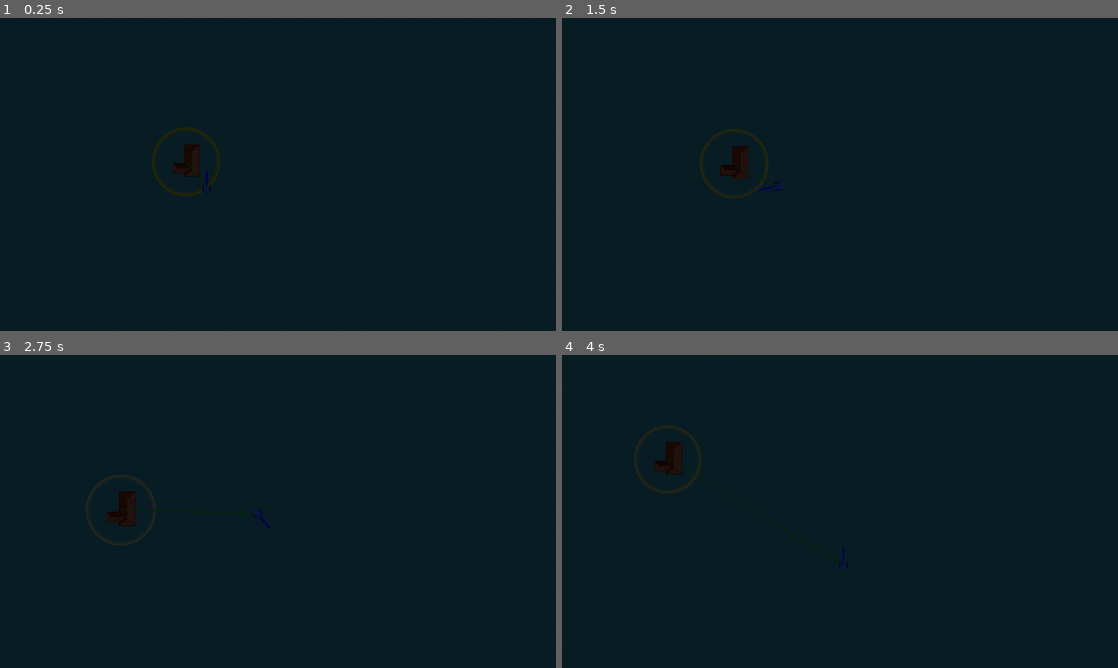
Above: before the commit, frames 1-4 (two rows, left to right).
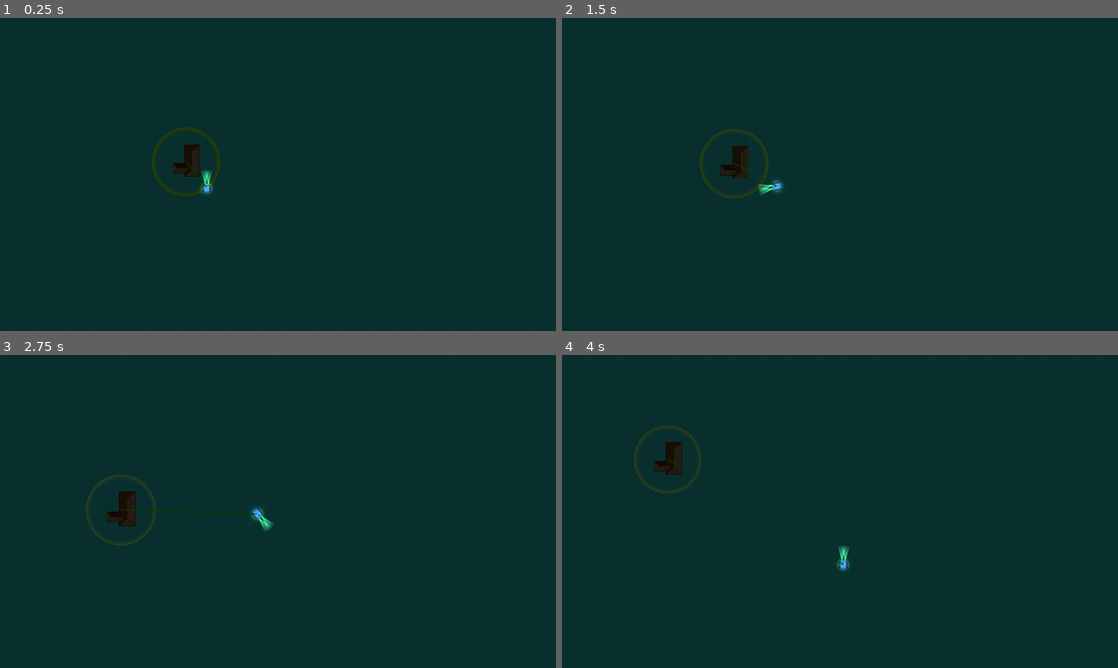
Above: after the commit, the same moments.

Repository: SpyrexDE/BzzBzz
Game: Godot game, scene res://levels/testlvl3.tscn
Same seed, same stepped clock (60 frames per second), same inputs: the game is played once before the commit and once after it. This scene is started directly instead of the project's main scene.
Inputs:
- Up to frame 1 (0.25 s): no input
- Up to frame 2 (1.5 s): tap Enter at 0.5 s; hold D (steer_right) 0.53-1.28 s; hold S (go_backward) from 1.28 s (still down)
- Up to frame 3 (2.75 s): release S (go_backward) at 2.03 s; hold D (steer_right) from 2.03 s (still down)
- Up to frame 4 (4 s): release D (steer_right) at 2.78 s; hold W (go_forward) 2.78-3.53 s; hold A (steer_left) from 3.53 s (still down)

The runs differ from the first frame. In frame 1, 0.3% of the frame differs, in the area x 27-40%, y 34-57%; in frame 2, 0.3%; in frame 3, 0.3%; in frame 4, 0.4%, in the area x 13-52%, y 22-70%.

Commit message:
Add robot lights

Diff:
--- a/levels/testlvl3.tscn
+++ b/levels/testlvl3.tscn
@@ -29,4 +29,4 @@
 unique_name_in_owner = true
 
 [node name="CanvasModulate" type="CanvasModulate" parent="."]
-color = Color(0.14707, 0.147102, 0.315867, 1)
+color = Color(0.152024, 0.243695, 0.407987, 1)
--- a/robot/robot.gd
+++ b/robot/robot.gd
@@ -30,8 +30,6 @@
 		%Connector.add_checkpoint(haus.position)
 		haus.is_connected_to_cable = true
 
-	queue_redraw()
-
 func do_physics() -> void:
 	for i in get_slide_collision_count():
 		var c = get_slide_collision(i)
@@ -40,6 +38,3 @@
 
 func set_house(new_haus: Haus) -> void:
 	haus = new_haus
-
-func _draw():
-	draw_line(Vector2(0, 0), Vector2(0, -200), Color.BLUE, 20)
--- a/robot/robot.tscn
+++ b/robot/robot.tscn
@@ -1,8 +1,10 @@
-[gd_scene load_steps=5 format=3 uid="uid://b1gg5e8kp4384"]
+[gd_scene load_steps=7 format=3 uid="uid://b1gg5e8kp4384"]
 
 [ext_resource type="Script" path="res://robot/robot.gd" id="1_qe1k2"]
 [ext_resource type="Texture2D" uid="uid://bwsxfxob8linx" path="res://robot.png" id="2_ylexb"]
 [ext_resource type="PackedScene" uid="uid://dalopp2ns8t8d" path="res://robot/player_camera.tscn" id="3_xdevb"]
+[ext_resource type="Texture2D" uid="uid://cq2tvojinwnb7" path="res://light.png" id="4_gperx"]
+[ext_resource type="Texture2D" uid="uid://c8w0i6ek6t1hy" path="res://lightcone.png" id="5_frlkx"]
 
 [sub_resource type="CircleShape2D" id="CircleShape2D_o10pc"]
 radius = 65.192
@@ -23,3 +25,21 @@
 shape = SubResource("CircleShape2D_o10pc")
 
 [node name="PlayerCamera" parent="." instance=ExtResource("3_xdevb")]
+
+[node name="PointLight2D" type="PointLight2D" parent="."]
+scale = Vector2(0.5, 0.5)
+texture = ExtResource("4_gperx")
+
+[node name="PointLight2D2" type="PointLight2D" parent="."]
+position = Vector2(-1.35718, -0.619934)
+rotation = 3.14159
+scale = Vector2(2, 2)
+texture = ExtResource("5_frlkx")
+offset = Vector2(8, 70)
+
+[node name="PointLight2D3" type="PointLight2D" parent="."]
+position = Vector2(17.076, -25.6705)
+rotation = 3.14159
+scale = Vector2(2, 2)
+texture = ExtResource("5_frlkx")
+offset = Vector2(-1.73, 56.31)
Not shown: 1 places in levels/testlvl3.tscn that only renumber resources
Binary file changed: light.png
Binary file added: lightcone.png
Not shown, added: lightcone.png.import
Not shown, added: lightcone.afdesign
Not shown, added: lightcone.afdesign~lock~
